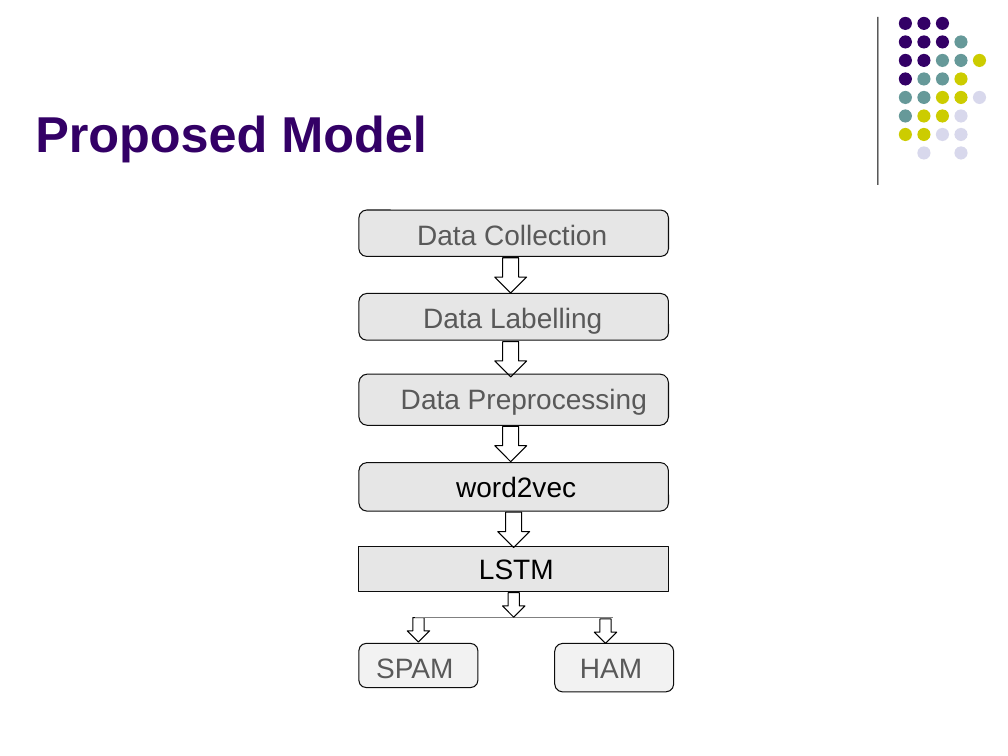
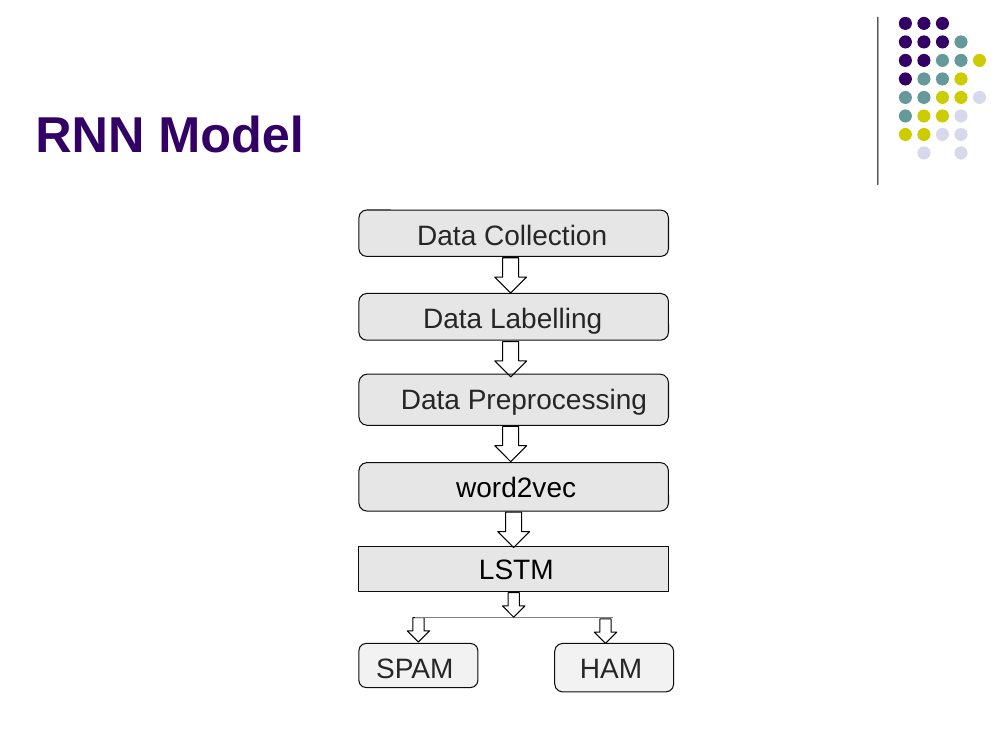
Before and after one commit to manohar9600/Multilingual-SMS-spam-detection-using-RNN, a slide deck: slide 17 of Resources/SPAMNEW PPT.pptx (slide 31 before the commit). Drawn at 1008x756 pixels with LibreOffice and Linux fonts; fonts in the diff are those of the drawing. Boxes give left, top, right and bottom in pixels: in the first picture for what was removed or moved away, otherwise in the second. Text is boxed around its words. In the diff, an @@ line names an element or a change of style, - is before the commit and + after.

```diff
--- a/Resources/SPAMNEW PPT.pptx
+++ b/Resources/SPAMNEW PPT.pptx
@@ title at <box>35,115,303,153</box>: text changed @@
-Proposed Model
+RNN Model
@@ text colour #595959 to #262626 in 5 elements at <box>359,210,668,256</box>, <box>359,374,668,425</box>, <box>359,293,668,340</box>, <box>359,643,478,687</box>, <box>554,643,673,691</box> @@
```
Also in this commit, not shown: 19 other slides changed, 13 slides added, 15 slides removed, 10 other files.
